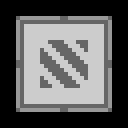
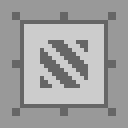
Layer changes from the first 128×128 image to the second:
hid "Layer 6" over [0, 0, 16, 128]
hid "Layer 5" over [0, 112, 128, 128]
hid "Layer 4" over [112, 0, 128, 128]
hid "Layer 3" over [0, 0, 128, 16]
